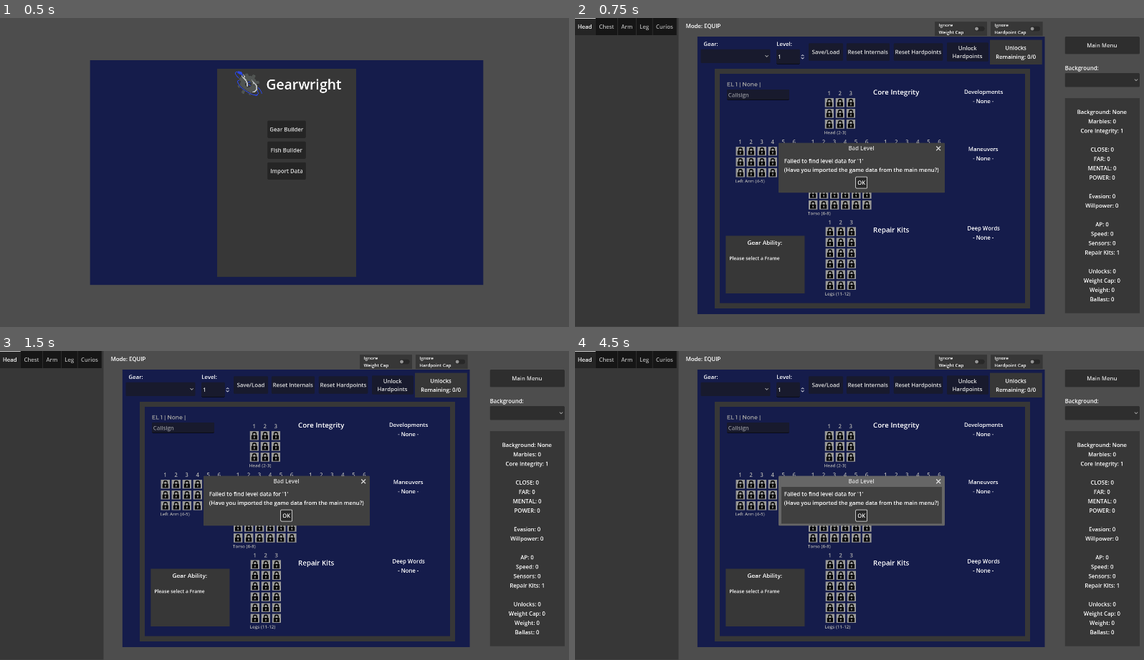
Above: before the commit, frames 1-4 (two rows, left to right).
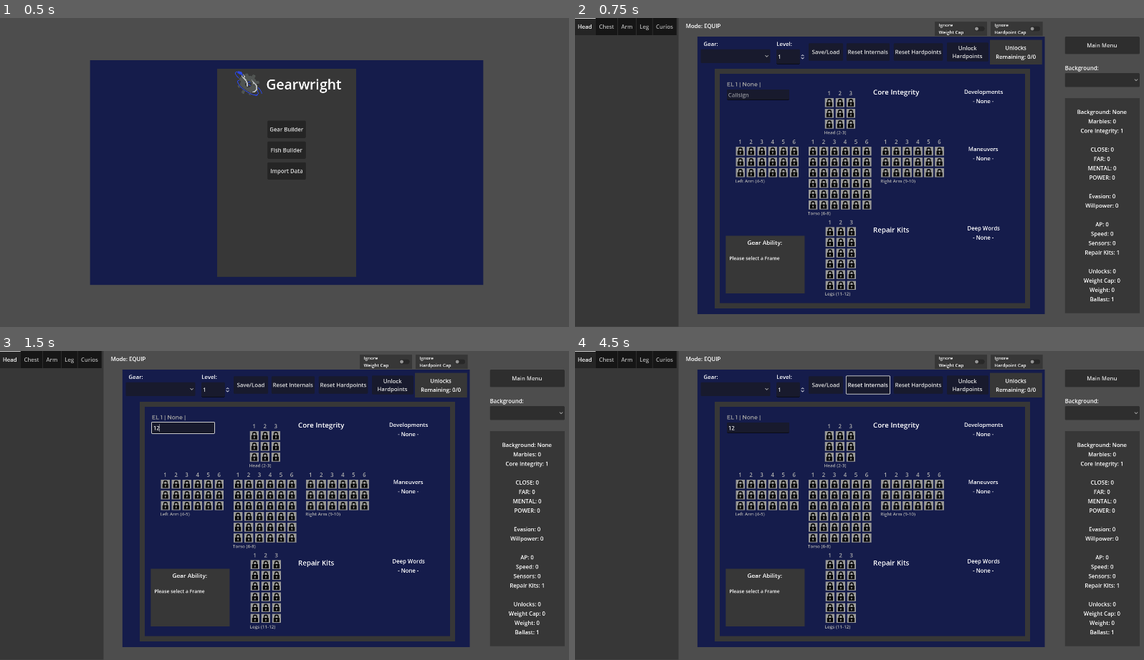
Above: after the commit, the same moments.

Repository: markopolojorgensen/gearwright
Game: Godot game, scene res://Scenes/main_menu.tscn
Two runs of this game, one before a commit and one after it. Both use one fixed random seed, a clock stepped at 60 frames per second and the inputs below.
Inputs (mouse positions are in pixels of both pictures, inside the frame that each line leads up to):
- Up to frame 1 (0.5 s): no input
- Up to frame 2 (0.75 s): click "Gear Builder" at 0.5 s
- Up to frame 3 (1.5 s): click (182, 428) at 1.27 s; type "12" at 1.35 s
- Up to frame 4 (4.5 s): click "Reset Internals" at 2 s; click "Reset Hardpoints" at 2.75 s; click "Main Menu" at 3.5 s; click "OK" at 4.25 s

Frame 1 is identical in both runs. In frame 2, 4.4% of the frame differs, in the area x 35-95%, y 40-92%; in frame 3, 4.5%; in frame 4, 4.6%, in the area x 26-95%, y 7-92%.
Error before the commit: Trying to assign value of type 'Nil' to a variable of type 'Dictionary'. (res://Scripts/DataHandler.gd:128)

Commit message:
refactor continues

Diff:
--- a/gearwright godot project/Scenes/mech_builder.tscn
+++ b/gearwright godot project/Scenes/mech_builder.tscn
@@ -1023,7 +1023,9 @@
 [connection signal="slot_exited" from="ScrollContainer/HBoxContainer/VBoxContainer/HBoxContainer/OldMechBuilder/ColorRect/MarginContainer/ColorRect2/ContainerContainer/RightArmGearSectionControl" to="." method="_on_right_arm_gear_section_control_slot_exited"]
 [connection signal="slot_entered" from="ScrollContainer/HBoxContainer/VBoxContainer/HBoxContainer/OldMechBuilder/ColorRect/MarginContainer/ColorRect2/ContainerContainer/LegsGearSectionControl" to="." method="_on_legs_gear_section_control_slot_entered"]
 [connection signal="slot_exited" from="ScrollContainer/HBoxContainer/VBoxContainer/HBoxContainer/OldMechBuilder/ColorRect/MarginContainer/ColorRect2/ContainerContainer/LegsGearSectionControl" to="." method="_on_legs_gear_section_control_slot_exited"]
+[connection signal="development_added" from="ScrollContainer/HBoxContainer/VBoxContainer/HBoxContainer/OldMechBuilder/ColorRect/MarginContainer/ColorRect2/DevelopmentsContainer" to="." method="_on_developments_container_development_added"]
 [connection signal="development_added" from="ScrollContainer/HBoxContainer/VBoxContainer/HBoxContainer/OldMechBuilder/C …(218 unchanged characters)…
+[connection signal="development_removed" from="ScrollContainer/HBoxContainer/VBoxContainer/HBoxContainer/OldMechBuilder/ColorRect/MarginContainer/ColorRect2/DevelopmentsContainer" to="." method="_on_developments_container_development_removed"]
 [connection signal="development_removed" from="ScrollContainer/HBoxContainer/VBoxContainer/HBoxContainer/OldMechBuilder …(222 unchanged characters)…
 [connection signal="text_changed" from="ScrollContainer/HBoxContainer/VBoxContainer/HBoxContainer/OldMechBuilder/ColorRect/MarginContainer/ColorRect2/CallsignInputContainer/CallsignLineEdit" to="." method="_on_callsign_line_edit_text_changed"]
 [connection signal="item_selected" from="ScrollContainer/HBoxContainer/VBoxContainer/HBoxContainer/OldMechBuilder/MenuH …(193 unchanged characters)…
--- a/gearwright godot project/Scripts/DataHandler.gd
+++ b/gearwright godot project/Scripts/DataHandler.gd
@@ -11,6 +11,7 @@
 var level_data := {}
 var maneuver_data := {}
 var development_data := {}
+var deep_word_data := {}
 
 var item_data_path          = "user://LocalData/item_data.json"
 var fish_item_data_path     = "user://LocalData/npc_item_data.json"
@@ -20,6 +21,7 @@
 const level_data_path       = "user://LocalData/level_data.json"
 const maneuver_data_path    = "user://LocalData/fisher_maneuvers.json"
 const development_data_path = "user://LocalData/fisher_developments.json"
+const deep_word_data_path = "user://LocalData/deep_words.json"
 
 const gear_data_template := { # TODO yeet?
 	"callsign": "",
@@ -130,6 +132,7 @@
 	level_data = load_data(level_data_path)
 	maneuver_data = load_data(maneuver_data_path)
 	development_data = load_data(development_data_path)
+	deep_word_data = load_data(deep_word_data_path)
 
 	set_grid_and_icon_data()
 
@@ -139,9 +142,12 @@
 		printerr("file not found")
 		push_error("file not found: %s" % path)
 	var file = FileAccess.open(path, FileAccess.READ)
-	var data = JSON.parse_string(file.get_as_text())
+	var text := file.get_as_text()
 	file.close()
-	return data
+	if text.is_empty():
+		push_warning("%s was empty, data import necessary!" % path)
+		return {}
+	return JSON.parse_string(text)
 
 func get_gear_template():
 	return gear_data_template.duplicate(true)
--- a/gearwright godot project/Scripts/deep_words_container.gd
+++ b/gearwright godot project/Scripts/deep_words_container.gd
@@ -14,9 +14,7 @@
 var current_deep_words := []
 
 func _ready():
-	var file = FileAccess.open(deep_word_file_path, FileAccess.READ)
-	deep_word_data = JSON.parse_string(file.get_as_text())
-	file.close()
+	deep_word_data = DataHandler.deep_word_data.duplicate(true)
 
 func add_deep_word_container():
 	var temp_container = deep_word_container_scene.instantiate()
--- a/gearwright godot project/Scripts/development_menu_item.gd
+++ b/gearwright godot project/Scripts/development_menu_item.gd
@@ -13,6 +13,7 @@
 signal development_removed(development)
 
 func _ready():
+	development_data = DataHandler.development_data.duplicate(true)
 	for development in development_data:
 		option_button.add_item(development_data[development]["name"])
 
--- a/gearwright godot project/Scripts/developments_container.gd
+++ b/gearwright godot project/Scripts/developments_container.gd
@@ -1,6 +1,4 @@
 extends VBoxContainer
-
-# TODO
 
 var development_file_path = "user://LocalData/fisher_developments.json"
 
@@ -16,9 +14,7 @@
 var current_developments := []
 
 func _ready():
-	var file = FileAccess.open(development_file_path, FileAccess.READ)
-	development_data = JSON.parse_string(file.get_as_text())
-	file.close()
+	development_data = DataHandler.development_data.duplicate(true)
 
 func add_development_container():
 	var temp_container = development_container_scene.instantiate()
--- a/gearwright godot project/Scripts/gearwright_character.gd
+++ b/gearwright godot project/Scripts/gearwright_character.gd
@@ -233,7 +233,7 @@
 		else:
 			number_string = "-"
 
-		result += "%s: %s\n" % [key, number_string]
+		result += "%s: %s\n" % [key.capitalize(), number_string]
 	return result
 
 func sum_internals_for_stat(stat: String) -> int:
@@ -380,11 +380,10 @@
 	return sum_array(get_far_info().values())
 
 func get_mental_info() -> Dictionary:
-	return {
+	return add_dev_info("mental", {
 		background = get_bg_amount("mental")
-		# developments TODO
 		# internals TODO fish have this
-	}
+	})
 
 func get_mental() -> int:
 	return sum_array(get_mental_info().values())
@@ -408,11 +407,11 @@
 	return sum_array(get_evasion_info().values())
 
 func get_willpower_info() -> Dictionary:
-	return {
-		background = get_bg_amount("willpower")
+	return add_dev_info("willpower", {
+		background = get_bg_amount("willpower"),
 		# developments TODO
 		# fish internals TODO
-	}
+	})
 
 func get_willpower() -> int:
 	return sum_array(get_willpower_info().values())
@@ -445,21 +444,19 @@
 	return sum_array(get_sensors_info().values())
 
 func get_repair_kits_info() -> Dictionary:
-	return {
+	return add_dev_info("repair_kits", {
 		frame = frame_stats.repair_kits,
 		internals = sum_internals_for_stat("repair_kits"),
-		# developments TODO
-	}
+	})
 
 func get_repair_kits() -> int:
 	return sum_array(get_repair_kits_info().values())
 
 func get_max_unlocks_info() -> Dictionary:
-	return {
+	return add_dev_info("unlocks", {
 		background = get_bg_amount("unlocks"),
 		level = level_stats.unlocks,
-		# developments TODO
-	}
+	})
 
 func get_max_unlocks() -> int:
 	return sum_array(get_max_unlocks_info().values())
@@ -479,24 +476,44 @@
 		level = level_stats.weight_cap,
 		# developments TODO
 	}
+	result = add_dev_info("weight_cap", result)
 	return result
 
 func get_weight_cap() -> int:
 	return sum_array(get_weight_cap_info().values())
 
 func get_ballast_info() -> Dictionary:
+	var ballast_from_weight: int = weight_to_ballast(get_weight())
+	var result = {
+		frame = frame_stats.ballast,
+		weight = ballast_from_weight,
+		internals = sum_internals_for_stat("ballast"),
+	}
+	const LIGHTWEIGHT := "lightweight_modifier"
+	var lightweight_info := add_dev_info(LIGHTWEIGHT, {})
+	if not lightweight_info.is_empty():
+		var dev_name: String = lightweight_info.keys()[0]
+		var adjusted_weight: int = get_weight() - lightweight_info[dev_name]
+		var ballast_from_adjusted_weight: int = weight_to_ballast(adjusted_weight)
+		var ballast_effect = ballast_from_adjusted_weight - ballast_from_weight
+		result[dev_name] = ballast_effect
+
+	return result
+
+func weight_to_ballast(weight: int) -> int:
 	@warning_ignore("integer_division")
-	var internal_ballast = get_weight() / 5
-	return {
-		frame = frame_stats.ballast,
-		weight = internal_ballast,
-		internals = sum_internals_for_stat("ballast"),
-	}
+	var result: int = weight / 5
+	return result
 
 func get_ballast() -> int:
-	return sum_array(get_ballast_info().values())
-
-
+	var value: int = sum_array(get_ballast_info().values())
+	return clamp(value, 1, 10)
+
+func get_deep_word_count_info() -> Dictionary:
+	return add_dev_info("deep_words", {})
+
+func get_deep_word_count() -> int:
+	return sum_array(get_deep_word_count_info().values())
 
 
 #func get__info() -> Dictionary:
@@ -618,6 +635,9 @@
 	DataHandler.get_development_data(name) # trigger popup
 	developments.append(name)
 
+func remove_development(name: String):
+	developments.erase(name)
+
 # returns a dictionary of relevant developments
 # keys are development names, values are development stat blocks
 func find_devs_that_modify(stat: String) -> Dictionary:
@@ -629,7 +649,7 @@
 	return result
 
 # modify stat info dictionary with development stats
-func add_dev_info(stat_name: String, stat_info: Dictionary):
+func add_dev_info(stat_name: String, stat_info: Dictionary) -> Dictionary:
 	var devs := find_devs_that_modify(stat_name)
 	for dev_name in devs.keys():
 		var dev: Dictionary = devs[dev_name]
--- a/gearwright godot project/Scripts/global_util.gd
+++ b/gearwright godot project/Scripts/global_util.gd
@@ -559,8 +559,9 @@
 	warning_popup.popup_centered.call_deferred()
 
 func free_warning_popup():
-	warning_popup.queue_free()
-	warning_popup = null
+	if (warning_popup != null) and is_instance_valid(warning_popup) and not warning_popup.is_queued_for_deletion():
+		warning_popup.queue_free()
+		warning_popup = null
 
 func is_warning_popup_active():
 	return (
--- a/gearwright godot project/Scripts/maneuvers_container.gd
+++ b/gearwright godot project/Scripts/maneuvers_container.gd
@@ -18,9 +18,7 @@
 var bonus_mental_maneuvers = 0
 
 func _ready():
-	var file = FileAccess.open(maneuver_file_path, FileAccess.READ)
-	maneuver_data = JSON.parse_string(file.get_as_text())
-	file.close()
+	maneuver_data = DataHandler.maneuver_data.duplicate(true)
 
 func add_maneuver_container():
 	var temp_container = maneuver_container_scene.instantiate()
--- a/gearwright godot project/Scripts/mech_builder.gd
+++ b/gearwright godot project/Scripts/mech_builder.gd
@@ -411,6 +411,17 @@
 
 
 
+
+
+
+
+
+
+
+
+
+
+
 #region Reactivity
 
 # Grid Slots
@@ -602,6 +613,14 @@
 		current_character.custom_background.erase(stat)
 	request_update_controls = true
 
+func _on_developments_container_development_added(development_data: Dictionary) -> void:
+	current_character.add_development(development_data.name.to_snake_case())
+	request_update_controls = true
+
+func _on_developments_container_development_removed(development_data: Dictionary) -> void:
+	current_character.remove_development(development_data.name.to_snake_case())
+	request_update_controls = true
+
 func _on_callsign_line_edit_text_changed(new_text: String) -> void:
 	current_character.callsign = new_text
 	# don't request update_controls() here, it messes with callsign lineedit
@@ -626,7 +645,7 @@
 
 
 
-
+## Reactivity - things that reset internals
 
 func _on_internals_reset_confirm_dialog_confirmed():
 	current_character.unequip_all_internals()
Not shown, changed: time_spent.ods
